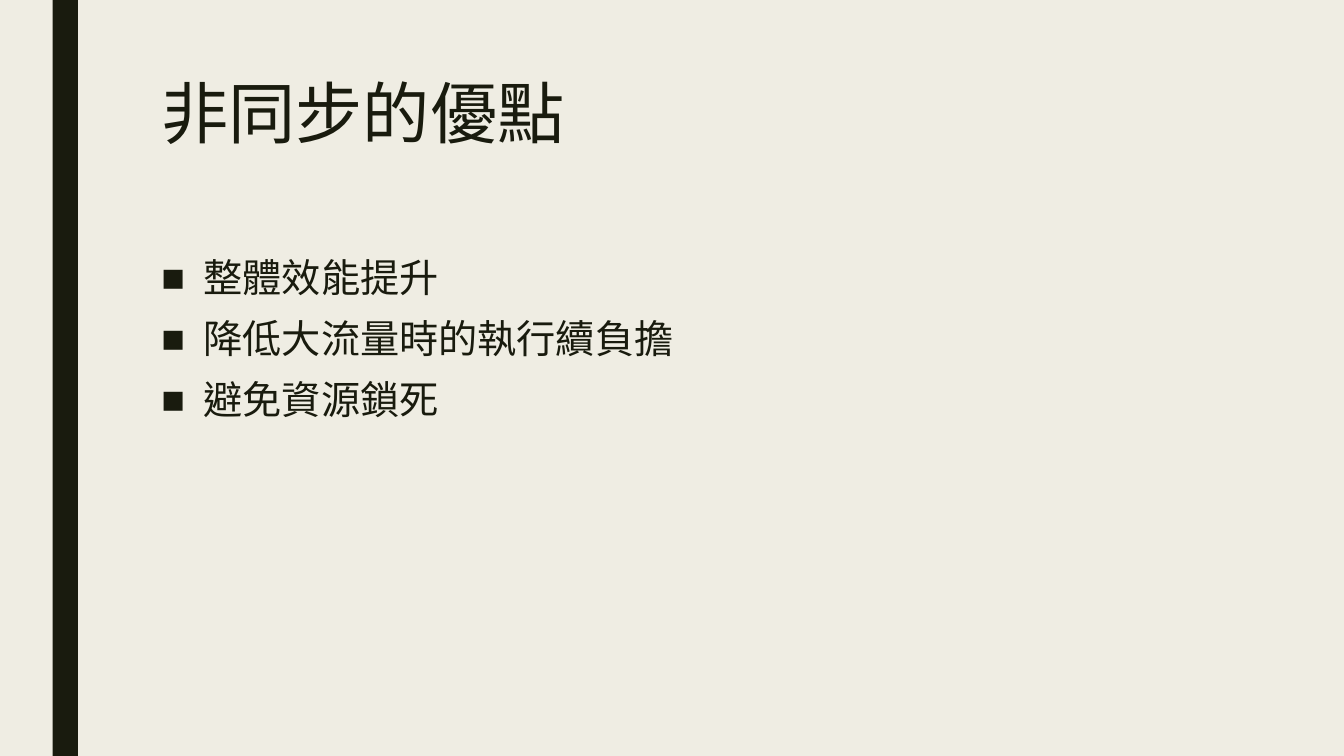
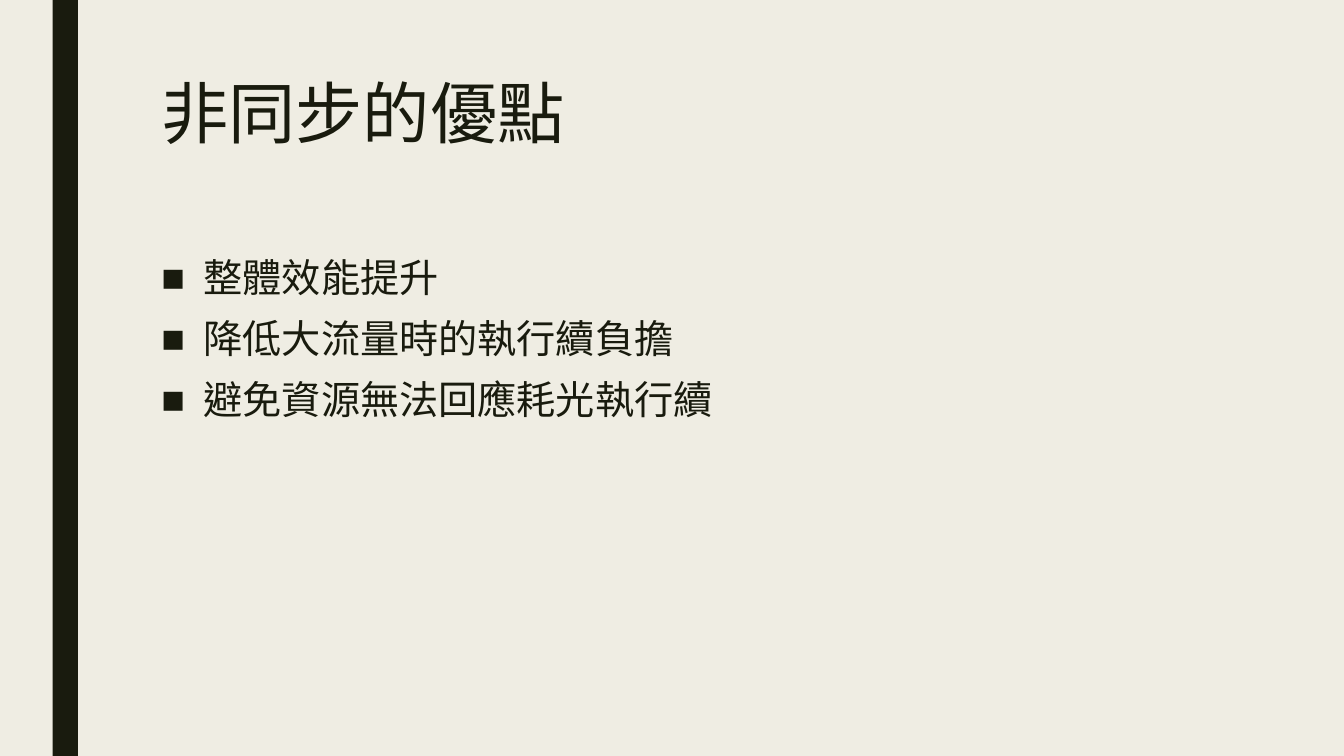
Before and after one commit to ryans610/.NET-Async-Basic, a slide deck: slide 23 of .NET非同步入門.pptx. Drawn at 1344x756 pixels with LibreOffice and Linux fonts; fonts in the diff are those of the drawing. Boxes give left, top, right and bottom in pixels: in the first picture for what was removed or moved away, otherwise in the second. Text is boxed around its words. In the diff, an @@ line names an element or a change of style, - is before the commit and + after.

```diff
--- a/.NET非同步入門.pptx
+++ b/.NET非同步入門.pptx
@@ text at [204,380,713,418]: text changed @@
-■ 避免資源鎖死
+■ 避免資源無法回應耗光執行續
```
Also in this commit, not shown: 3 other slides changed, 1 other file.
